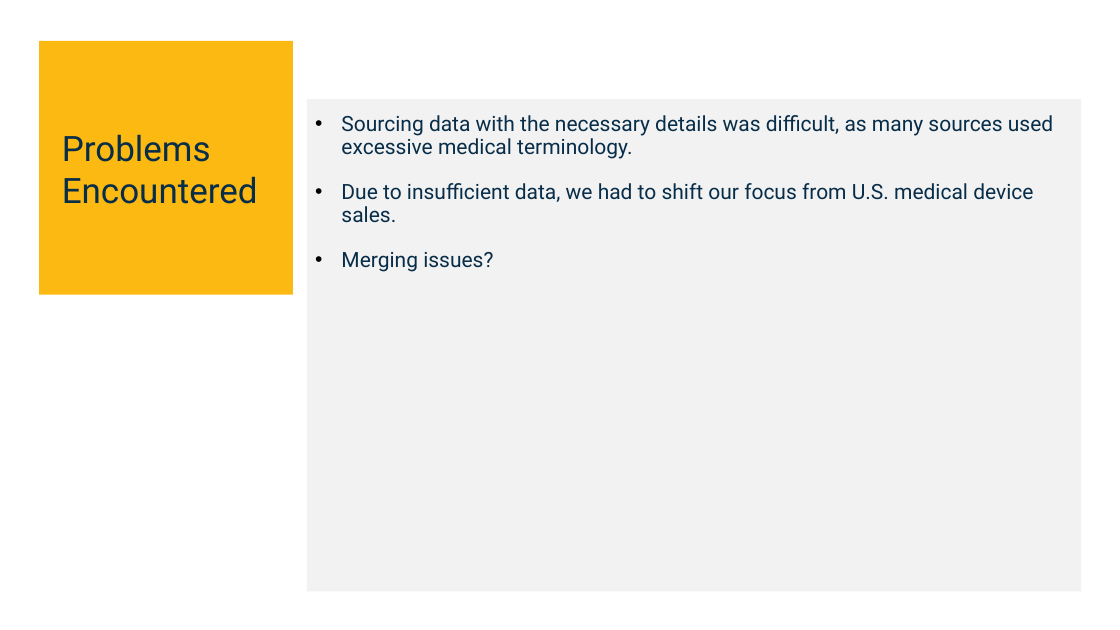
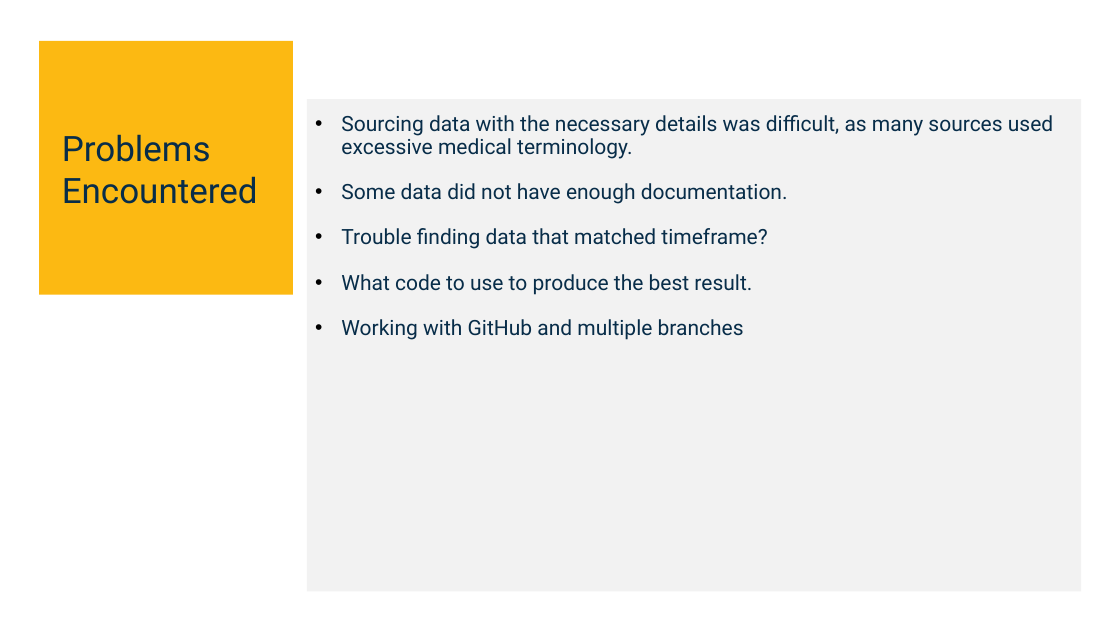
Before and after one commit to Birdfeathers/Project1--Healthcare_Devices, a slide deck: slide 12 of AI_Bootcamp_Project_1_Template - DRAFT FOR REVIEW 10.17.24.pptx (slide 10 before the commit). Drawn at 1120x630 pixels with LibreOffice and Linux fonts; fonts in the diff are those of the drawing. Boxes give left, top, right and bottom in pixels: in the first picture for what was removed or moved away, otherwise in the second. Text is boxed around its words. In the diff, an @@ line names an element or a change of style, - is before the commit and + after.

```diff
--- a/AI_Bootcamp_Project_1_Template - DRAFT FOR REVIEW 10.17.24.pptx
+++ b/AI_Bootcamp_Project_1_Template - DRAFT FOR REVIEW 10.17.24.pptx
@@ text at [341, 183, 788, 340]: text changed @@
-• Due to insufficient data, we had to shift our focus from U.S. medical device sales.
-• Merging issues?
+• Some data did not have enough documentation.
+• Trouble finding data that matched timeframe?
+• What code to use to produce the best result.
+• Working with GitHub and multiple branches
```
Also in this commit, not shown: 8 other slides changed, 4 slides added, 2 slides removed, 1 other file.
